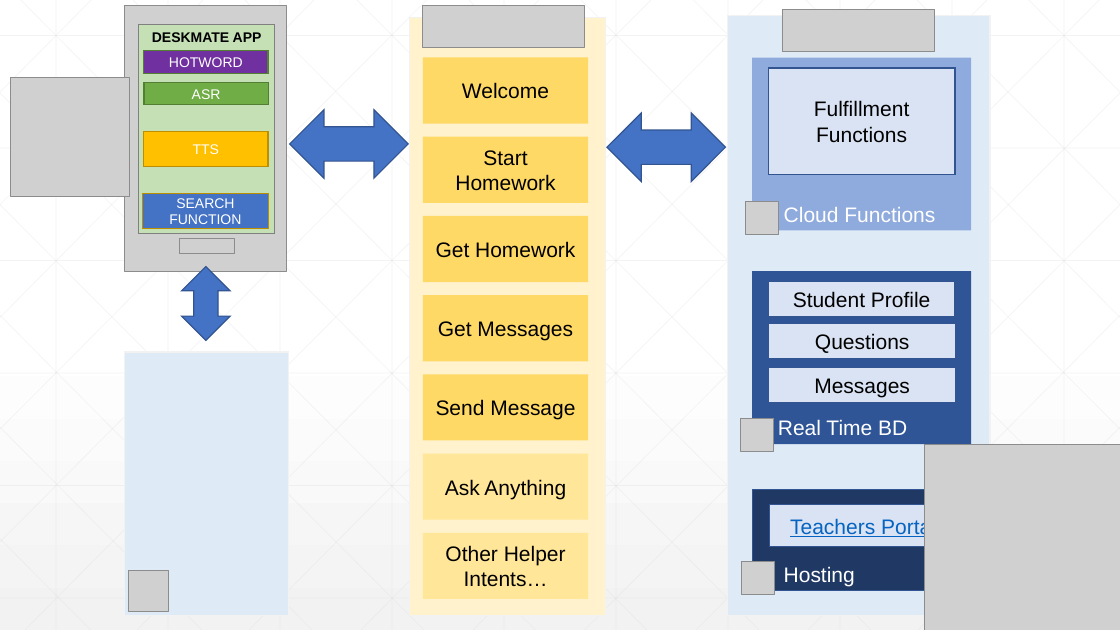
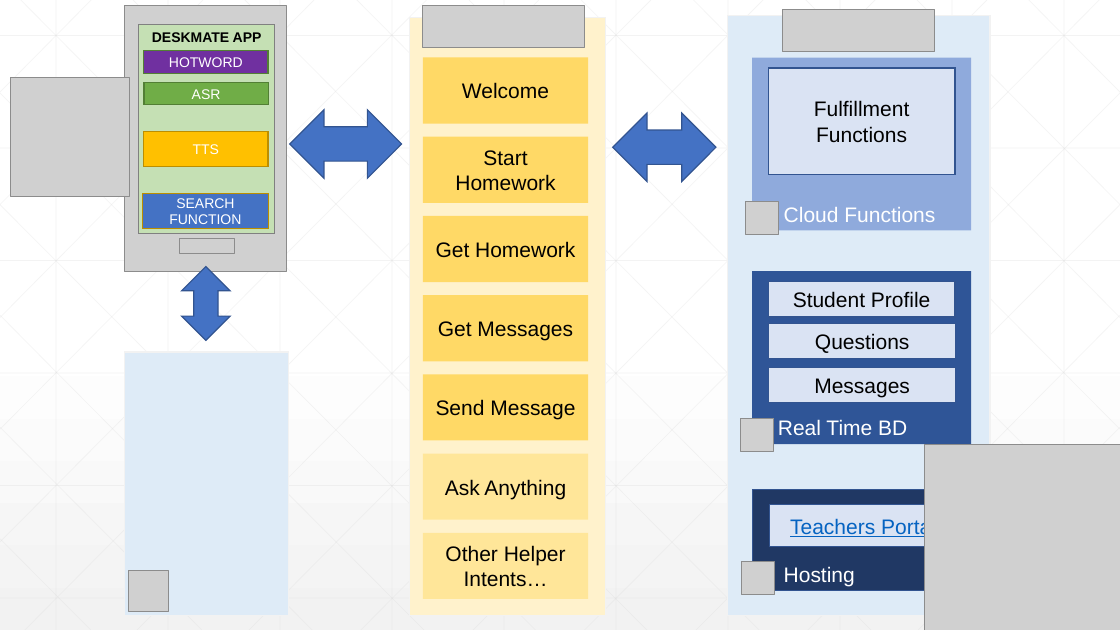
Before and after one commit to c0j0s/Deskmate, a slide deck: slide 1 of Architecture diagram/Deskmate SA diagram.pptx. Drawn at 1120x630 pixels with LibreOffice and Linux fonts; fonts in the diff are those of the drawing; grey boxes stand for pictures. Boxes give left, top, right and bottom in pixels: in the first picture for what was removed or moved away, otherwise in the second. Text is boxed around its words. In the diff, an @@ line names an element or a change of style, - is before the commit and + after.

```diff
--- a/Architecture diagram/Deskmate SA diagram.pptx
+++ b/Architecture diagram/Deskmate SA diagram.pptx
@@ up down arrow: place and size @@
-up down arrow at [290, 110, 409, 179]
+up down arrow at [290, 110, 402, 179]
@@ up down arrow: place and size @@
-up down arrow at [607, 113, 726, 182]
+up down arrow at [613, 113, 716, 182]
```
Also in this commit, not shown: 1 other file.
